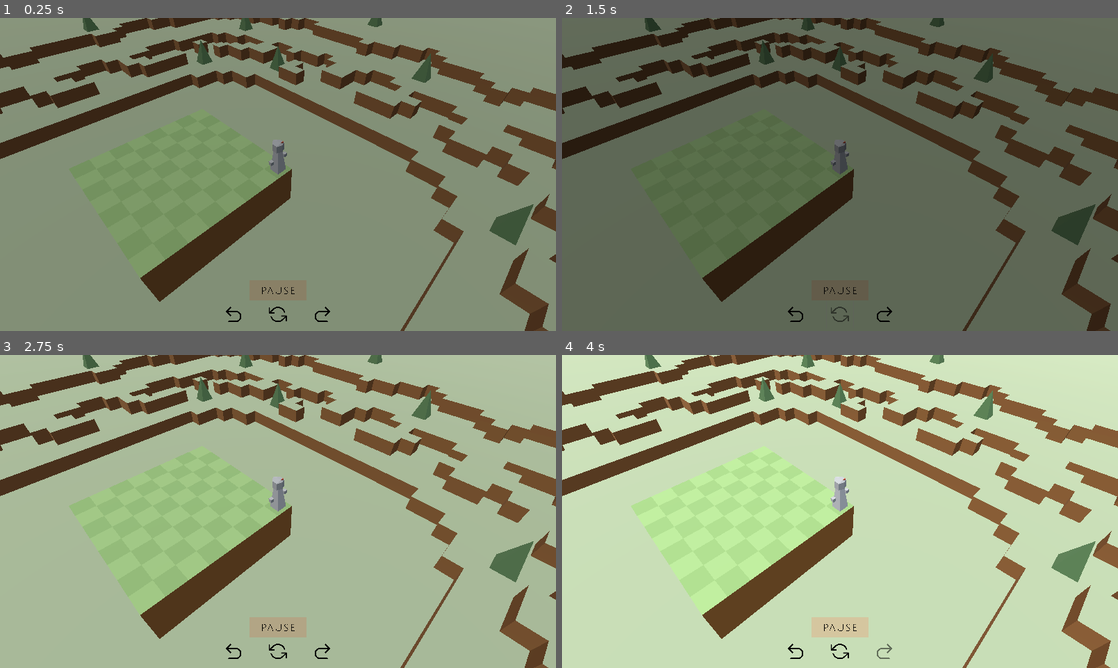
Above: before the commit, frames 1-4 (two rows, left to right).
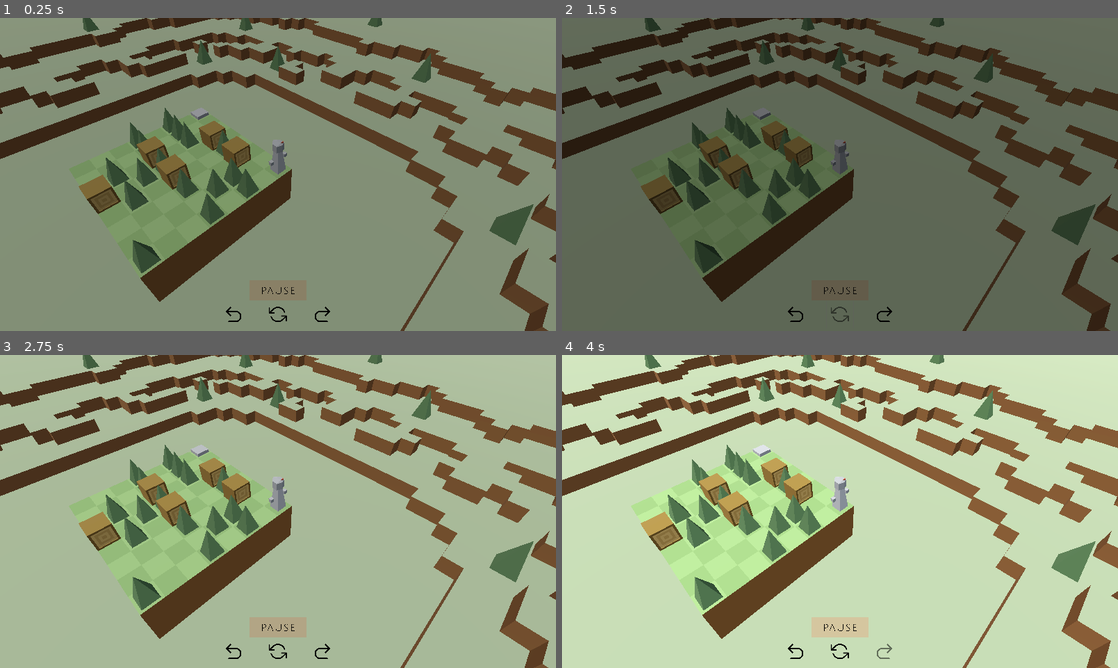
Above: after the commit, the same moments.

Repository: Jnight1104/Iso-Journey
Game: Godot game, scene res://Scenes/Level_7.tscn
Same seed, same stepped clock (60 frames per second), same inputs: the game is played once before the commit and once after it. This scene is started directly instead of the project's main scene. Sound files missing from this copy of the repository are replaced by a short silence.
Inputs (mouse positions are in pixels of both pictures, inside the frame that each line leads up to):
- Up to frame 1 (0.25 s): no input
- Up to frame 2 (1.5 s): click (840, 315) at 0.5 s; click (840, 315) at 1.25 s
- Up to frame 3 (2.75 s): click (278, 652) at 2 s
- Up to frame 4 (4 s): click (795, 652) at 2.75 s; click (884, 652) at 3.5 s

The runs differ from the first frame. In frame 1, 4.5% of the frame differs, in the area x 14-47%, y 28-82%; in frame 2, 4.5%; in frame 3, 4.5%; in frame 4, 4.5%.
Error after the commit: Invalid access to property or key '_unlocked' on a base object of type 'null instance'. (res://Scripts/pressure_plate.gd:13)

Commit message:
Designing level 7

Diff:
--- a/Scenes/Level_7.tscn
+++ b/Scenes/Level_7.tscn
@@ -7,6 +7,8 @@
 [ext_resource type="PackedScene" uid="uid://3rbwyri5ri08" path="res://Scenes/Pause_menu.tscn" id="5_ua4vd"]
 [ext_resource type="PackedScene" uid="uid://pkgm4m42dt3k" path="res://Scenes/Player.tscn" id="6_e71ti"]
 [ext_resource type="Script" path="res://Scripts/camera.gd" id="7_mfmud"]
+[ext_resource type="PackedScene" uid="uid://c2crxba3owhbe" path="res://Scenes/Box.tscn" id="8_nd7cy"]
+[ext_resource type="PackedScene" uid="uid://llop56s2vxno" path="res://Scenes/Pressure_plate.tscn" id="9_3un8a"]
 
 [sub_resource type="ProceduralSkyMaterial" id="ProceduralSkyMaterial_jkij0"]
 sky_horizon_color = Color(0.64625, 0.65575, 0.67075, 1)
@@ -21,6 +23,9 @@
 tonemap_mode = 2
 glow_enabled = true
 
+[sub_resource type="BoxShape3D" id="BoxShape3D_nph1x"]
+size = Vector3(1, 1, 9)
+
 [node name="Level" type="Node3D"]
 
 [node name="WorldEnvironment" type="WorldEnvironment" parent="."]
@@ -187,3 +192,96 @@
 transform = Transform3D(-0.707107, 0.5, -0.5, 0, 0.707106, 0.707107, 0.707107, 0.5, -0.5, -7, 6, -7)
 fov = 60.0
 script = ExtResource("7_mfmud")
+
+[node name="Boundary" type="StaticBody3D" parent="." groups=["Boundaries"]]
+
+[node name="CollisionShape3D" type="CollisionShape3D" parent="Boundary"]
+transform = Transform3D(1, 0, 0, 0, 1, 0, 0, 0, 1, -1, 1, -3)
+shape = SubResource("BoxShape3D_nph1x")
+
+[node name="Boundary2" type="StaticBody3D" parent="." groups=["Boundaries"]]
+transform = Transform3D(-4.37114e-08, 0, -1, 0, 1, 0, 1, 0, -4.37114e-08, 1, 0, 2)
+
+[node name="CollisionShape3D" type="CollisionShape3D" parent="Boundary2"]
+transform = Transform3D(1, 0, 0, 0, 1, 0, 0, 0, 1, -1, 1, -3)
+shape = SubResource("BoxShape3D_nph1x")
+
+[node name="Boundary3" type="StaticBody3D" parent="." groups=["Boundaries"]]
+transform = Transform3D(-4.37114e-08, 0, -1, 0, 1, 0, 1, 0, -4.37114e-08, 1, 0, -7)
+
+[node name="CollisionShape3D" type="CollisionShape3D" parent="Boundary3"]
+transform = Transform3D(1, 0, 0, 0, 1, 0, 0, 0, 1, -1, 1, -2.5)
+shape = SubResource("BoxShape3D_nph1x")
+
+[node name="Boundary4" type="StaticBody3D" parent="." groups=["Boundaries"]]
+transform = Transform3D(1, 0, 0, 0, 1, 0, 0, 0, 1, 9, 0, 0)
+
+[node name="CollisionShape3D" type="CollisionShape3D" parent="Boundary4"]
+transform = Transform3D(1, 0, 0, 0, 1, 0, 0, 0, 1, -1, 1, -3.5)
+shape = SubResource("BoxShape3D_nph1x")
+
+[node name="RigidBody3D" parent="." instance=ExtResource("8_nd7cy")]
+transform = Transform3D(1, 0, 0, 0, 1, 0, 0, 0, 1, 3, 1, -4)
+
+[node name="RigidBody3D2" parent="." instance=ExtResource("8_nd7cy")]
+transform = Transform3D(1, 0, 0, 0, 1, 0, 0, 0, 1, 5, 1, -4)
+
+[node name="Tree" parent="." instance=ExtResource("3_mq8os")]
+transform = Transform3D(0.7, 0, 0, 0, 0.7, 0, 0, 0, 0.7, 3, 0.5, -1)
+
+[node name="Tree2" parent="." instance=ExtResource("3_mq8os")]
+transform = Transform3D(0.7, 0, 0, 0, 0.7, 0, 0, 0, 0.7, 1, 0.5, -2)
+
+[node name="Tree3" parent="." instance=ExtResource("3_mq8os")]
+transform = Transform3D(0.7, 0, 0, 0, 0.7, 0, 0, 0, 0.7, 0, 0.5, -2)
+
+[node name="Tree4" parent="." instance=ExtResource("3_mq8os")]
+transform = Transform3D(0.7, 0, 0, 0, 0.7, 0, 0, 0, 0.7, 1, 0.5, -3)
+
+[node name="Tree5" parent="." instance=ExtResource("3_mq8os")]
+transform = Transform3D(0.7, 0, 0, 0, 0.7, 0, 0, 0, 0.7, 2, 0.5, -4)
+
+[node name="Tree6" parent="." instance=ExtResource("3_mq8os")]
+transform = Transform3D(0.7, 0, 0, 0, 0.7, 0, 0, 0, 0.7, 4, 0.5, -4)
+
+[node name="Tree7" parent="." instance=ExtResource("3_mq8os")]
+transform = Transform3D(0.7, 0, 0, 0, 0.7, 0, 0, 0, 0.7, 5, 0.5, -2)
+
+[node name="Tree8" parent="." instance=ExtResource("3_mq8os")]
+transform = Transform3D(0.7, 0, 0, 0, 0.7, 0, 0, 0, 0.7, 7, 0.5, -2)
+
+[node name="RigidBody3D3" parent="." instance=ExtResource("8_nd7cy")]
+transform = Transform3D(1, 0, 0, 0, 1, 0, 0, 0, 1, 2, 1, -1)
+
+[node name="RigidBody3D4" parent="." instance=ExtResource("8_nd7cy")]
+transform = Transform3D(1, 0, 0, 0, 1, 0, 0, 0, 1, 4, 1, -1)
+
+[node name="Tree9" parent="." instance=ExtResource("3_mq8os")]
+transform = Transform3D(0.7, 0, 0, 0, 0.7, 0, 0, 0, 0.7, 6, 0.5, -2)
+
+[node name="Tree10" parent="." instance=ExtResource("3_mq8os")]
+transform = Transform3D(0.7, 0, 0, 0, 0.7, 0, 0, 0, 0.7, 7, 0.5, -4)
+
+[node name="Tree11" parent="." instance=ExtResource("3_mq8os")]
+transform = Transform3D(0.7, 0, 0, 0, 0.7, 0, 0, 0, 0.7, 6, 0.5, -4)
+
+[node name="Tree12" parent="." instance=ExtResource("3_mq8os")]
+transform = Transform3D(0.7, 0, 0, 0, 0.7, 0, 0, 0, 0.7, 0, 0.5, -4)
+
+[node name="Tree13" parent="." instance=ExtResource("3_mq8os")]
+transform = Transform3D(0.7, 0, 0, 0, 0.7, 0, 0, 0, 0.7, 5, 0.5, -6)
+
+[node name="Tree14" parent="." instance=ExtResource("3_mq8os")]
+transform = Transform3D(0.7, 0, 0, 0, 0.7, 0, 0, 0, 0.7, 3, 0.5, -6)
+
+[node name="Tree15" parent="." instance=ExtResource("3_mq8os")]
+transform = Transform3D(0.7, 0, 0, 0, 0.7, 0, 0, 0, 0.7, 4, 0.5, -5)
+
+[node name="Area3D" parent="." instance=ExtResource("9_3un8a")]
+transform = Transform3D(1, 0, 0, 0, 1, 0, 0, 0, 1, 7, 0.5, 0)
+
+[node name="RigidBody3D5" parent="." instance=ExtResource("8_nd7cy")]
+transform = Transform3D(1, 0, 0, 0, 1, 0, 0, 0, 1, 4, 1, -7)
+
+[node name="Tree16" parent="." instance=ExtResource("3_mq8os")]
+transform = Transform3D(0.7, 0, 0, 0, 0.7, 0, 0, 0, 0.7, 0, 0.5, -7)
Not shown: 1 places in Scenes/Level_7.tscn that only renumber resources
